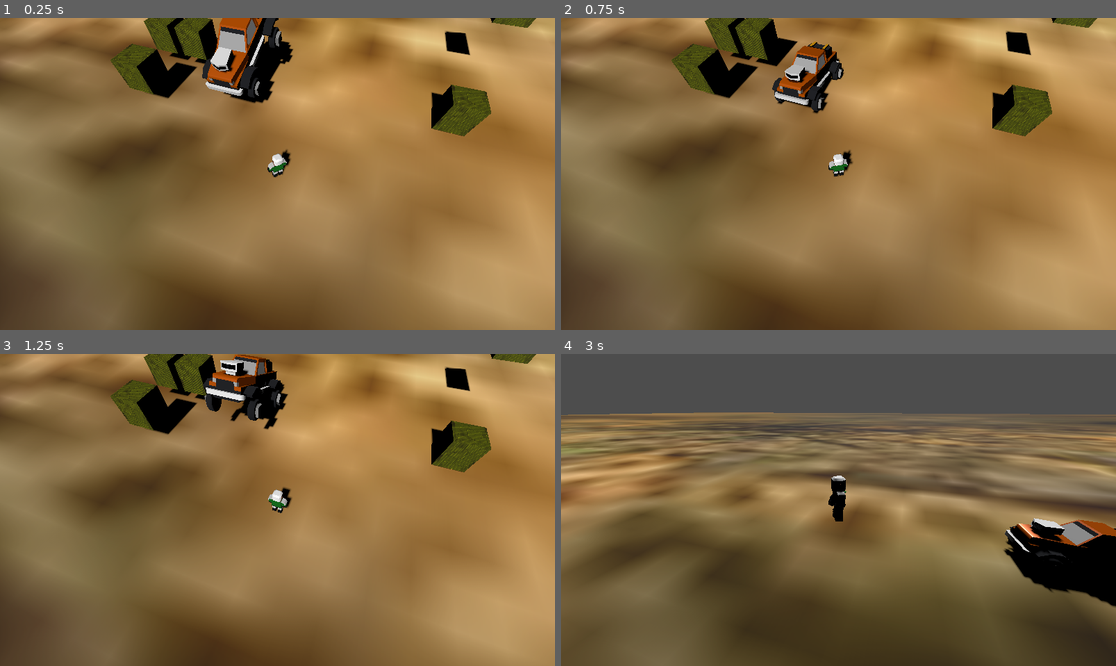
Above: before the commit, frames 1-4 (two rows, left to right).
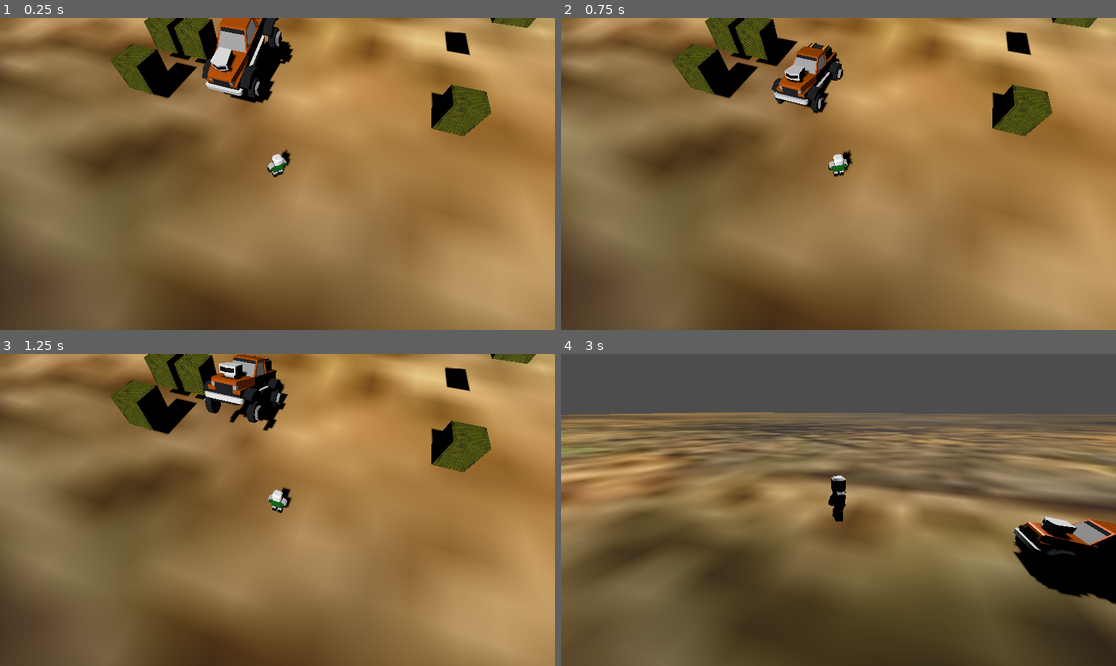
Above: after the commit, the same moments.

Repository: kevinlights/ChocoDriver
Game: Godot game, scene res://run/levels/infinite_level.tscn
The game is run twice, just before and just after one commit, with the same random seed, the same clock (stepped at 60 frames per second) and the same inputs.
Inputs:
- Up to frame 1 (0.25 s): no input
- Up to frame 2 (0.75 s): tap Enter (get_in) at 0.5 s; hold Right (move_right) from 0.53 s (still down); hold Enter (get_in) from 0.53 s (still down)
- Up to frame 3 (1.25 s): keep holding Right (move_right); keep holding Enter (get_in)
- Up to frame 4 (3 s): release Right (move_right) at 1.28 s; release Enter (get_in) at 1.28 s; hold Down (move_back) 1.28-2.03 s; tap Space (main) at 1.35, 2.85 s; hold Right (move_right) 2.03-2.78 s; hold Enter (get_in) 2.03-2.78 s; hold Up (move_forward) from 2.78 s (still down)

Frame 1 is identical in both runs. In frame 2, 0.2% of the frame differs, in the area x 37-52%, y 7-31%; in frame 3, 1.0%; in frame 4, 1.5%, in the area x 79-100%, y 52-82%.

Commit message:
:wrench: Make the jeep roll a little bit when steering

Diff:
--- a/first3d/component/entity/vehicles/jeep/Jeep.tscn
+++ b/first3d/component/entity/vehicles/jeep/Jeep.tscn
@@ -19,6 +19,7 @@
 collision_mask = 11
 mass = 400.0
 center_of_mass_mode = 1
+center_of_mass = Vector3(0, 0.06, 0)
 script = ExtResource("1_fjw46")
 max_engine_force = 1842.0
 
